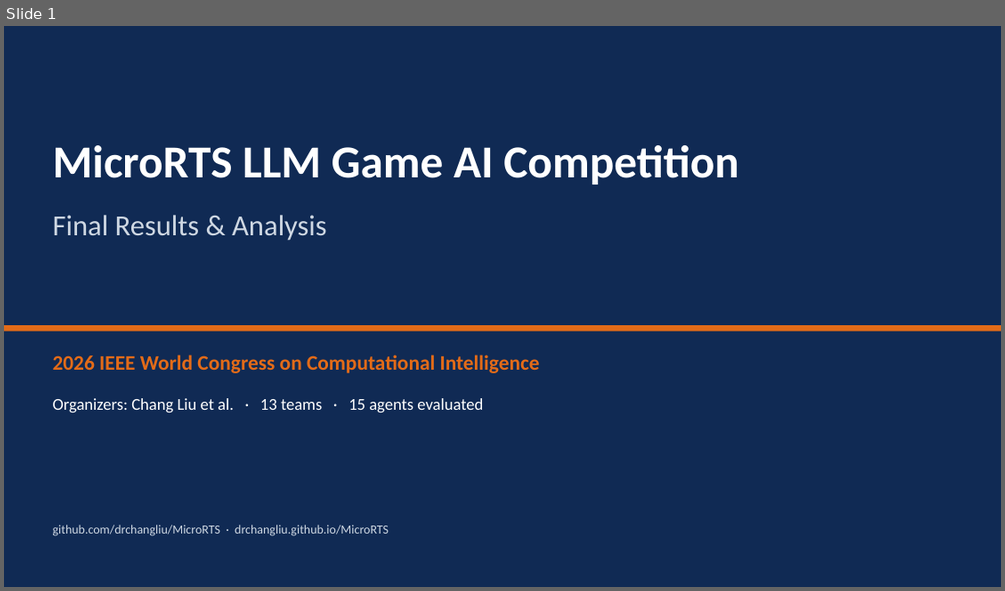
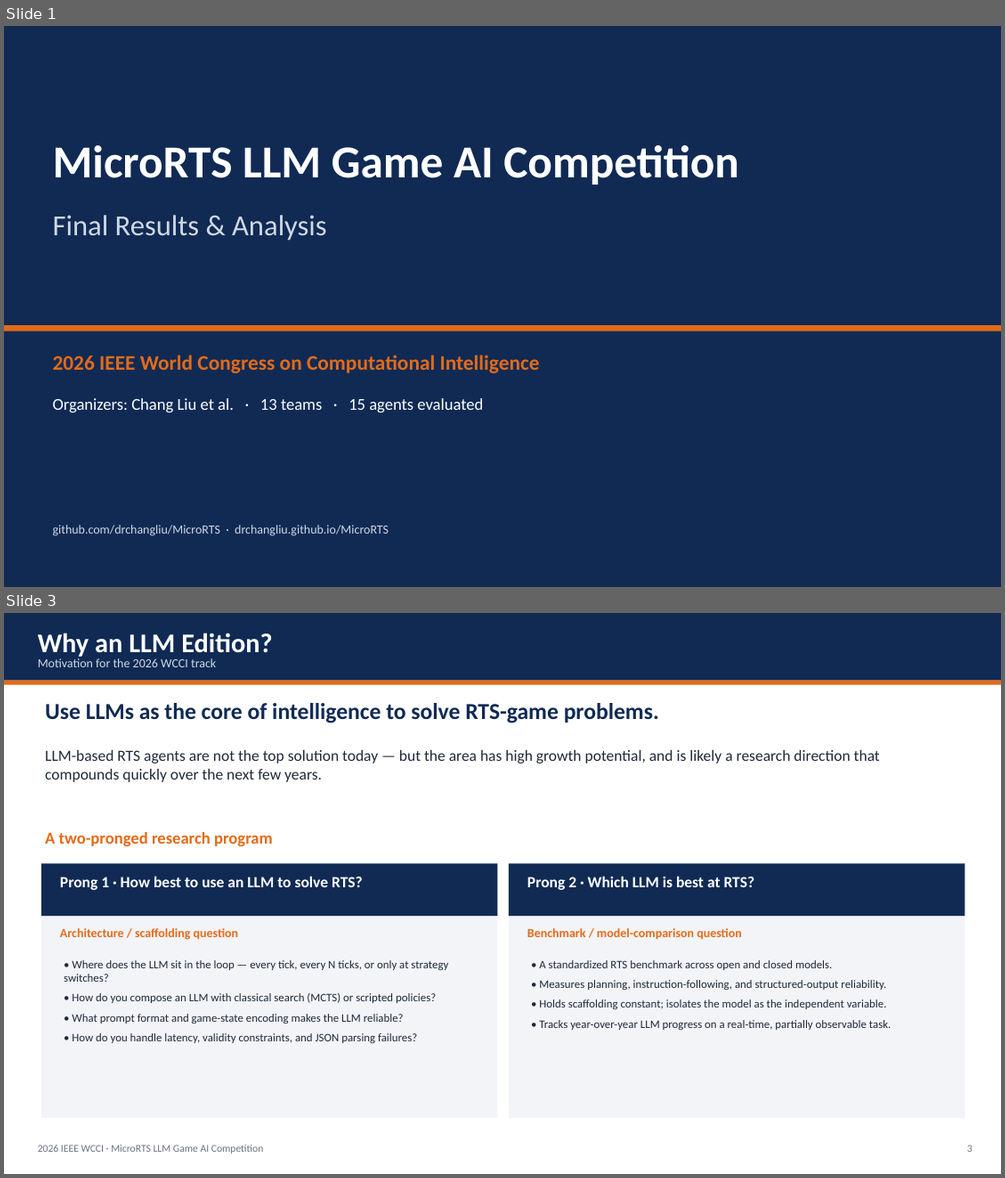
Before and after one commit to drchangliu/MicroRTS, a slide deck: docs/MicroRTS_LLM_Competition_Results.pptx. Shown one above the other, each under a label of ours: slide 1 before the commit, slides 1 and 3 after it; the slides between them are not shown. The pictures are 1005x591 and 1005x1178 pixels, drawn with LibreOffice and Linux fonts; fonts in the diff are those of the drawing. Boxes give left, top, right and bottom in pixels: in the first picture for what was removed or moved away, otherwise in the second. Text is boxed around its words. In the diff, an @@ line names an element or a change of style, - is before the commit and + after.

```diff
--- a/docs/MicroRTS_LLM_Competition_Results.pptx
+++ b/docs/MicroRTS_LLM_Competition_Results.pptx
@@ slide 3 added at (x1=4, y1=613, x2=1001, y2=1174), background #FFFFFF @@
@@ rectangle added at (x1=4, y1=613, x2=1001, y2=681), fill #102A54 @@
@@ text added at (x1=38, y1=633, x2=272, y2=659), 26 pt, text #FFFFFF, bold @@
+Why an LLM Edition?
@@ text added at (x1=38, y1=658, x2=216, y2=667), 12 pt, text #CFD8E3 @@
+Motivation for the 2026 WCCI track
@@ rectangle added at (x1=4, y1=681, x2=1001, y2=685), fill #E36B18 @@
@@ text added at (x1=45, y1=703, x2=659, y2=723), 22 pt, text #102A54, bold @@
+Use LLMs as the core of intelligence to solve RTS-game problems.
@@ text added at (x1=45, y1=750, x2=880, y2=782), 15 pt, text #1F293A @@
+LLM-based RTS agents are not the top solution today — but the area has high growth potential, and is likely a research direction that compounds quickly over the next few years.
@@ text added at (x1=45, y1=832, x2=273, y2=846), 16 pt, text #E36B18, bold @@
+A two-pronged research program
@@ rectangle added at (x1=41, y1=863, x2=498, y2=1118), fill #F2F4F8 @@
@@ rectangle added at (x1=41, y1=863, x2=498, y2=916), fill #102A54 @@
@@ text added at (x1=60, y1=876, x2=363, y2=890), 15 pt, text #FFFFFF, bold @@
+Prong 1 · How best to use an LLM to solve RTS?
@@ rectangle added at (x1=509, y1=863, x2=965, y2=1118), fill #F2F4F8 @@
@@ rectangle added at (x1=509, y1=863, x2=965, y2=916), fill #102A54 @@
@@ text added at (x1=527, y1=876, x2=755, y2=890), 15 pt, text #FFFFFF, bold @@
+Prong 2 · Which LLM is best at RTS?
@@ text added at (x1=60, y1=928, x2=239, y2=940), 12 pt, text #E36B18, bold @@
+Architecture / scaffolding question
@@ text added at (x1=527, y1=928, x2=742, y2=940), 12 pt, text #E36B18, bold @@
+Benchmark / model-comparison question
@@ text added at (x1=64, y1=960, x2=448, y2=1043), 11 pt, text #1F293A @@
+• Where does the LLM sit in the loop — every tick, every N ticks, or only at strategy switches?
+• How do you compose an LLM with classical search (MCTS) or scripted policies?
+• What prompt format and game-state encoding makes the LLM reliable?
+• How do you handle latency, validity constraints, and JSON parsing failures?
@@ text added at (x1=539, y1=960, x2=890, y2=1030), 11 pt, text #1F293A @@
+• A standardized RTS benchmark across open and closed models.
+• Measures planning, instruction-following, and structured-output reliability.
+• Holds scaffolding constant; isolates the model as the independent variable.
+• Tracks year-over-year LLM progress on a real-time, partially observable task.
@@ text added at (x1=38, y1=1144, x2=264, y2=1153), 10 pt, text #6B7380 @@
+2026 IEEE WCCI · MicroRTS LLM Game AI Competition
@@ text added at (x1=967, y1=1144, x2=972, y2=1151), 10 pt, text #6B7380 @@
+3
```
Also in this commit, not shown: 10 slides changed, 1 other slide added, 2 other files.
